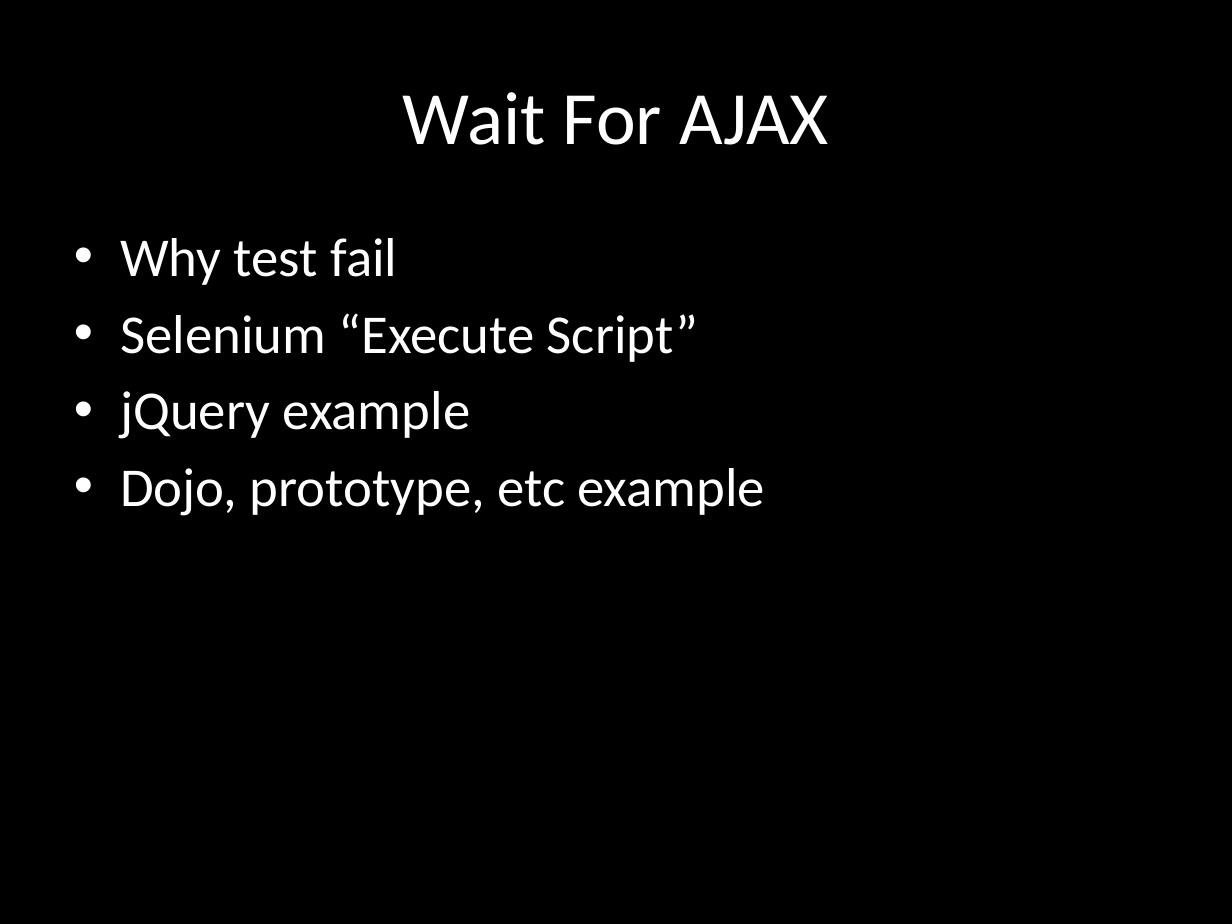
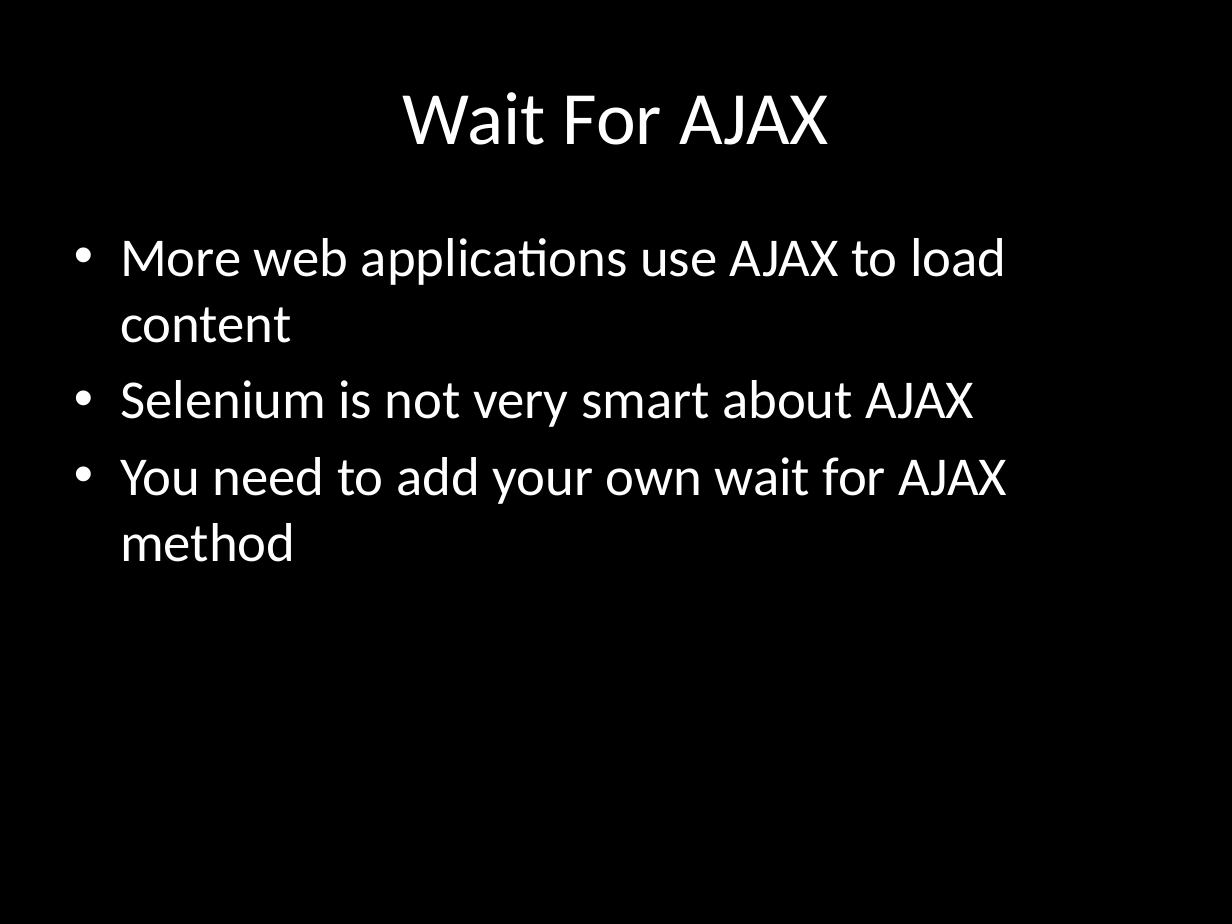
Before and after one commit to dimacus/SeleniumTipsAndTricks, a slide deck: slide 2 of selenium_camp_v1.pptx. Drawn at 1232x924 pixels with LibreOffice and Linux fonts; fonts in the diff are those of the drawing. Boxes give left, top, right and bottom in pixels: in the first picture for what was removed or moved away, otherwise in the second. Text is boxed around its words. In the diff, an @@ line names an element or a change of style, - is before the commit and + after.

```diff
--- a/selenium_camp_v1.pptx
+++ b/selenium_camp_v1.pptx
@@ text at (120, 238, 1007, 562): text changed @@
-• Why test fail
-• Selenium “Execute Script”
-• jQuery example
-• Dojo, prototype, etc example
+• More web applications use AJAX to load content
+• Selenium is not very smart about AJAX
+• You need to add your own wait for AJAX method
```
Also in this commit, not shown: 1 other slide changed, 6 slides added.
